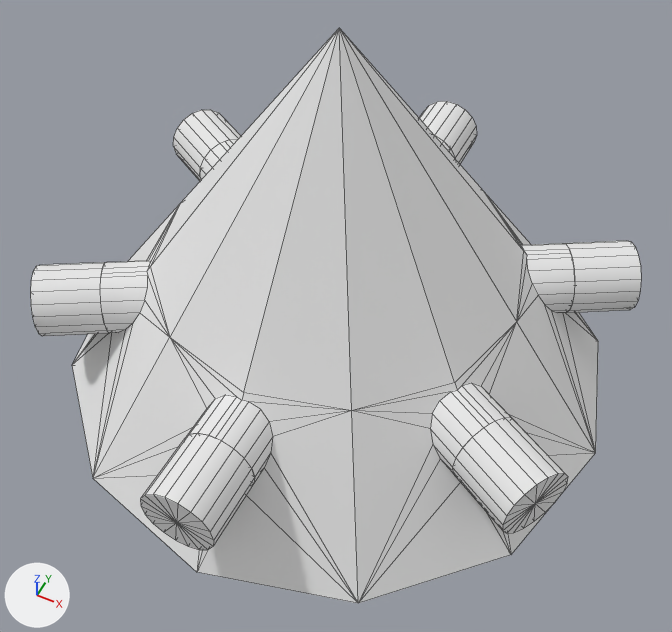
The FBX model Cloud City/Assets/Hugo/Holo/Holo_ferme.fbx, before and after one commit.
One viewpoint serves both versions: a 50 mm camera at (3.78, -7.64, 9.18) aimed at (0.37, -0.81, 0.65). Arrows for +X, +Y and +Z are at lower left; the lights stay in place. Mesh edges are drawn as thin lines. Where no turn or scale is listed for an object, it has been applied to the vertices.

Names of what the first picture shows: 'Cone001', 'Connexion', 'Connexion.001', 'Connexion.002', 'Connexion.003', 'Connexion.004', 'Connexion.005'.
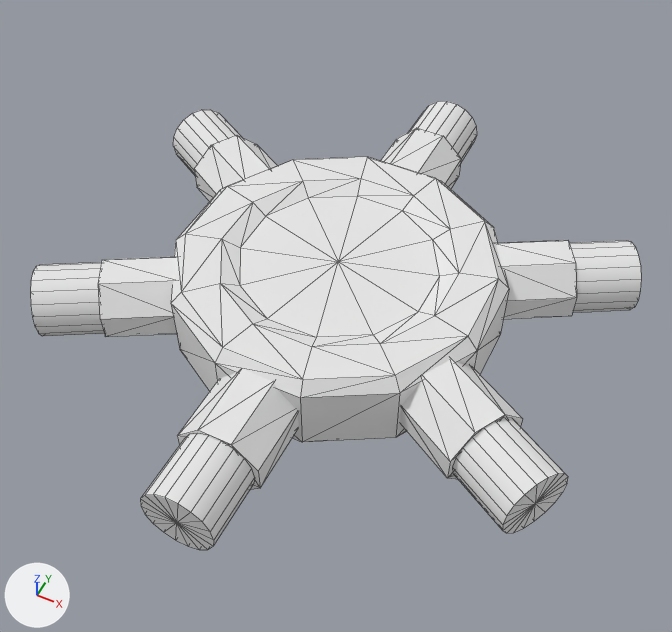
Pixel boxes [x1, y1, x2, y2] of what changed, in the pictures (672 x 632 px):
'Cone001', deleted: before [72, 28, 598, 603]
'Holo_ferme', added: after [98, 128, 577, 490]

Patch to the scene script:
```diff
--- a/Cloud City/Assets/Hugo/Holo/Holo_ferme.fbx.py
+++ b/Cloud City/Assets/Hugo/Holo/Holo_ferme.fbx.py
@@ me_mesh_006_1 @@
+me_mesh_006_1.from_pydata(...)  # 194 vertices, 324 faces; spans x -2.9..2.9, y -3.04..3.04, z -0.59..0.59
+me_mesh_006_1.materials.append(mat_couleur)  # white #e7e7e7
@@ ob_cone001 @@
-ob_cone001 = bpy.data.objects.new('Cone001', me_mesh_006)
-ob_cone001.location = (0.0, 0.0, -1.15)
@@ ob_holo_ferme @@
+ob_holo_ferme = bpy.data.objects.new('Holo_ferme', me_mesh_006_1)
+ob_holo_ferme.location = (0.0, 0.0, 0.21)
```
